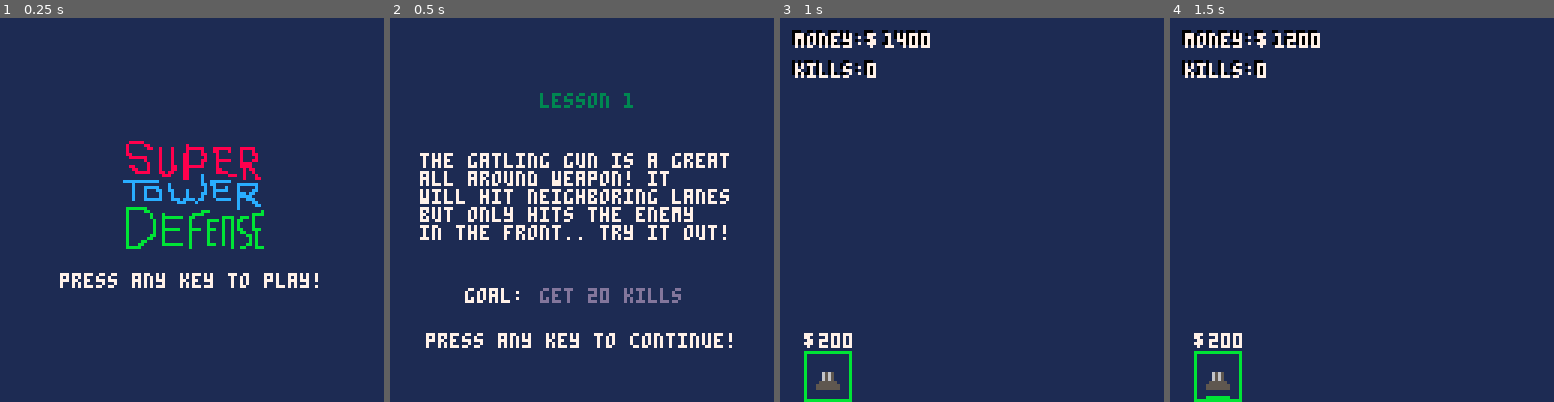
Above: before the commit, frames 1-4 (left to right).
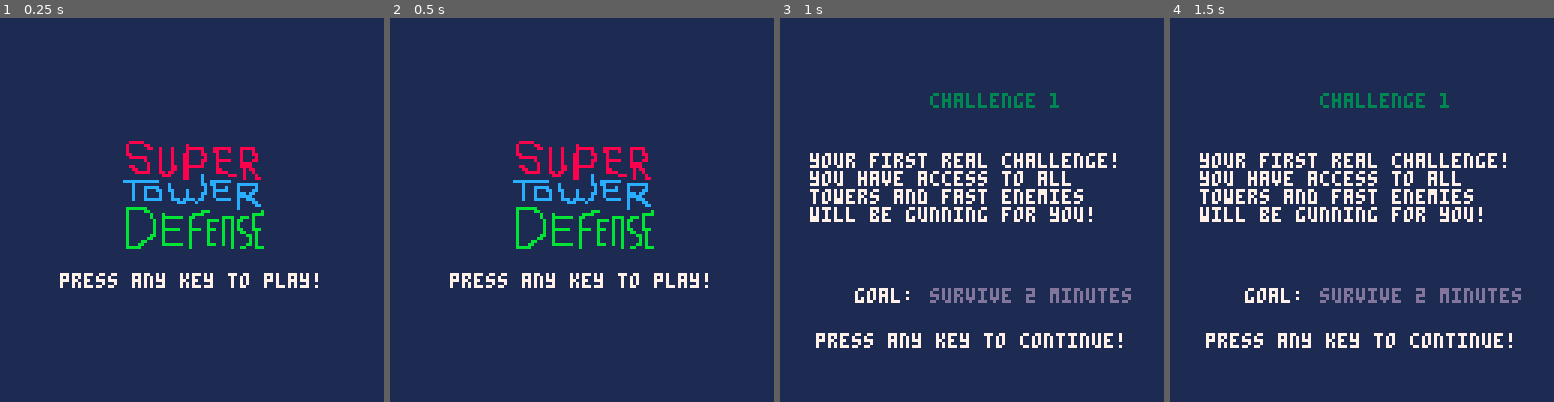
Above: after the commit, the same moments.

Repository: elennick/ggo25
Game: PICO-8 cartridge ggo25.p8
Same seed, same stepped clock (60 frames per second), same inputs: the game is played once before the commit and once after it.
Inputs:
- Up to frame 1 (0.25 s): no input
- Up to frame 2 (0.5 s): tap X (X key) at 0.33 s
- Up to frame 3 (1 s): tap O (Z key) at 0.7 s
- Up to frame 4 (1.5 s): tap X (X key) at 1.07 s

Frame 1 is identical in both runs. In frame 2, 11% of the frame differs, in the area x 7-90%, y 19-86%; in frame 3, 10%; in frame 4, 10%.

Commit message:
added goal text

Diff:
--- a/ggo25.p8
+++ b/ggo25.p8
@@ -3,12 +3,9 @@
 __lua__
 //init stuff
 
-//todo
-//* dont let enemies spawn on each other
-
 debug = false
-start_lvl = 1
-tdelay = .3
+start_lvl = 6
+tdelay = .4
 
 nmes = {} //enemies
 twrs = {} //towers
@@ -43,6 +40,7 @@
   game.money = 0
   game.frm = 0   //frames since lvl start
   game.sec = 0   //seconds since lvl start
+  poke(0x5f5c, 255)  //set button repeat delay
 
   load_level(start_lvl)
   show_screen("title")
@@ -246,8 +244,12 @@
   //draw level status text
   print_shadowed("money:$",4,4)
   print_shadowed(game.money,34,4)
-  print_shadowed("kills: ",4,14)
-  print_shadowed(game.kills,28,14)
+  if game.curlvl.gtext == nil then
+    print_shadowed("kills: ",4,14)
+    print_shadowed(game.kills,28,14)
+  else
+    print_shadowed(game.curlvl.gtext(game),4,14)
+  end
 
   //draw debug text
   if debug then
@@ -283,8 +285,8 @@
 end
 
 function draw_lose_screen()
-  print("you lost!", 35, 45, 7)
-  print("press any key to retry!", 10, 70, 7)
+  print("you lost!", 50, 45, 7)
+  print("press any key to retry!", 20, 70, 7)
 end
 
 function draw_win_screen()
@@ -457,6 +459,9 @@
   l1.ssr = 120  //starting spawn rate in frames
   l1.ssn = 6    //starting spawn num of nmes
   l1.goal = "get 20 kills"
+  l1.gtext = function(game)
+    return "kills:" .. game.kills .. "/20"
+  end
   l1.fc = function(game)
     return game.kills >= 20
   end
@@ -472,6 +477,9 @@
   l2.ssr = 120
   l2.ssn = 5
   l2.goal = "get 20 kills"
+  l2.gtext = function(game)
+    return "kills:" .. game.kills .. "/20"
+  end
   l2.fc = function(game)
     return game.kills >= 20
   end
@@ -487,6 +495,9 @@
   l3.ssr = 240
   l3.ssn = 3
   l3.goal = "get 5 kills"
+  l3.gtext = function(game)
+    return "kills:" .. game.kills .. "/5"
+  end
   l3.fc = function(game)
     return game.kills >= 5
   end
@@ -502,6 +513,9 @@
   l4.ssr = 180
   l4.ssn = 5
   l4.goal = "get 20 kills"
+  l4.gtext = function(game)
+    return "kills:" .. game.kills .. "/20"
+  end
   l4.fc = function(game)
     return game.kills > 20
   end
@@ -517,6 +531,9 @@
   l5.ssr = 240
   l5.ssn = 5
   l5.goal = "have $1000"
+  l5.gtext = function(game)
+    return "money:" .. game.kills .. "/20"
+  end
   l5.fc = function(game)
     return game.money >= 1000
   end
@@ -524,7 +541,7 @@
 
   local l6 = {}
   l6.num = 6
-  l6.money = 250
+  l6.money = 400
   l6.nmes = { "droid", "buggy" }
   l6.twrs = { "gatling", "scatter", "laser" }
   l6.name = "challenge 1"
@@ -532,6 +549,9 @@
   l6.ssr = 180
   l6.ssn = 4
   l6.goal = "survive 2 minutes"
+  l6.gtext = function(game)
+    return "time:" .. flr(game.sec) .. "/120"
+  end
   l6.fc = function(game)
     return game.sec >= 120
   end
@@ -547,6 +567,9 @@
   l7.ssr = 240
   l7.ssn = 3
   l7.goal = "survive 2 minutes!"
+  l7.gtext = function(game)
+    return "time:" .. flr(game.sec) .. "/120"
+  end
   l7.fc = function(game)
     return game.sec >= 120
   end
@@ -570,6 +593,9 @@
   l8.ssr = 50
   l8.ssn = 5
   l8.goal = "get 150 kills"
+  l8.gtext = function(game)
+    return "kills:" .. game.kills .. "/150"
+  end
   l8.fc = function(game)
     return game.kills >= 150
   end
